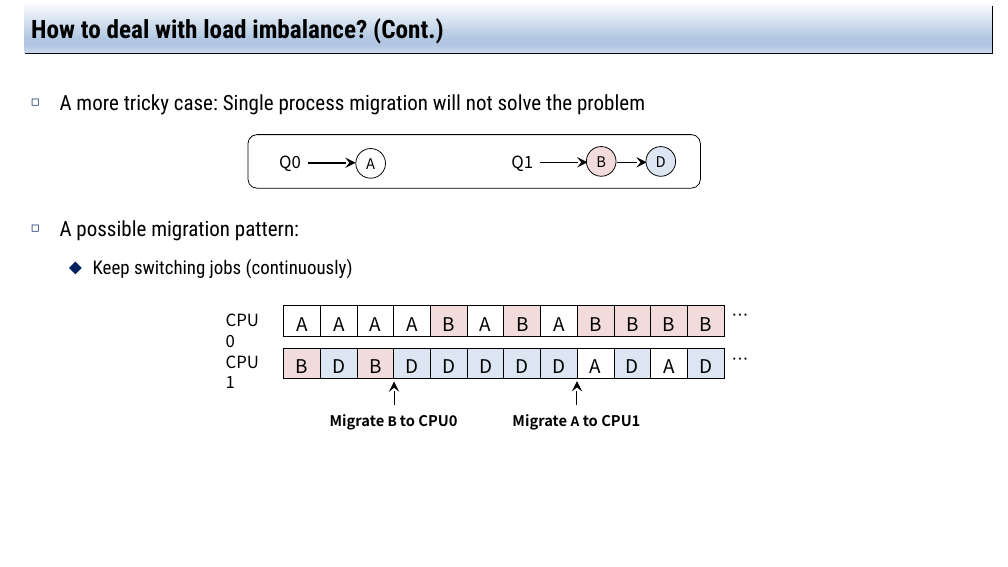
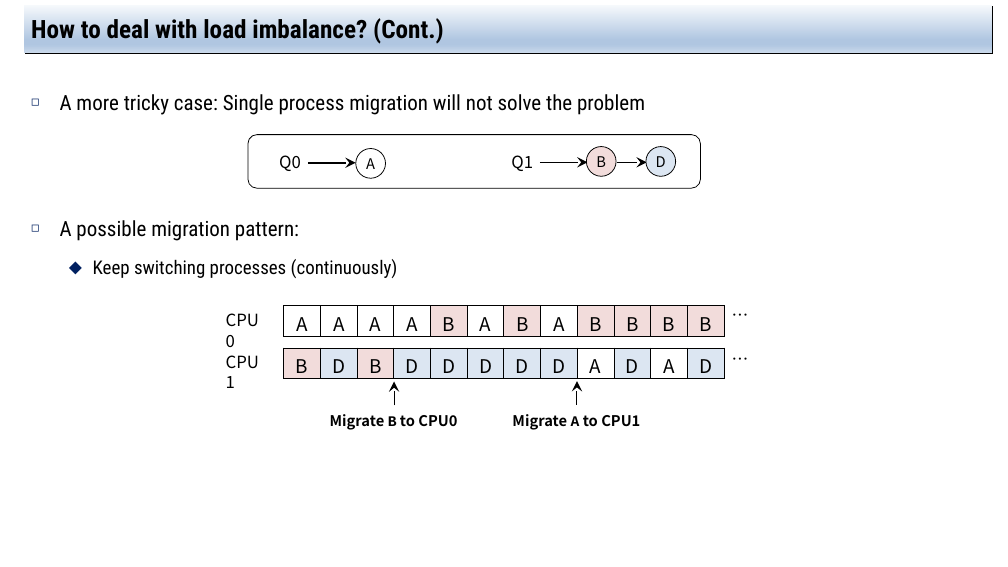
Before and after one commit to jachermocilla/extra-course-materials, a slide deck: slide 19 of cmsc125/ostep/slides/01.Virtualization/10.Multiprocessor_Scheduling(Advanced).pptx. Drawn at 1008x567 pixels with LibreOffice and Linux fonts; fonts in the diff are those of the drawing. Boxes give left, top, right and bottom in pixels: in the first picture for what was removed or moved away, otherwise in the second. Text is boxed around its words. In the diff, an @@ line names an element or a change of style, - is before the commit and + after.

```diff
--- a/cmsc125/ostep/slides/01.Virtualization/10.Multiprocessor_Scheduling(Advanced).pptx
+++ b/cmsc125/ostep/slides/01.Virtualization/10.Multiprocessor_Scheduling(Advanced).pptx
@@ text at (93, 259, 398, 278): text changed @@
-  ⬥ Keep switching jobs (continuously)
+  ⬥ Keep switching processes (continuously)
```
Also in this commit, not shown: 10 other slides changed, 1 slide added, 1 other file.
